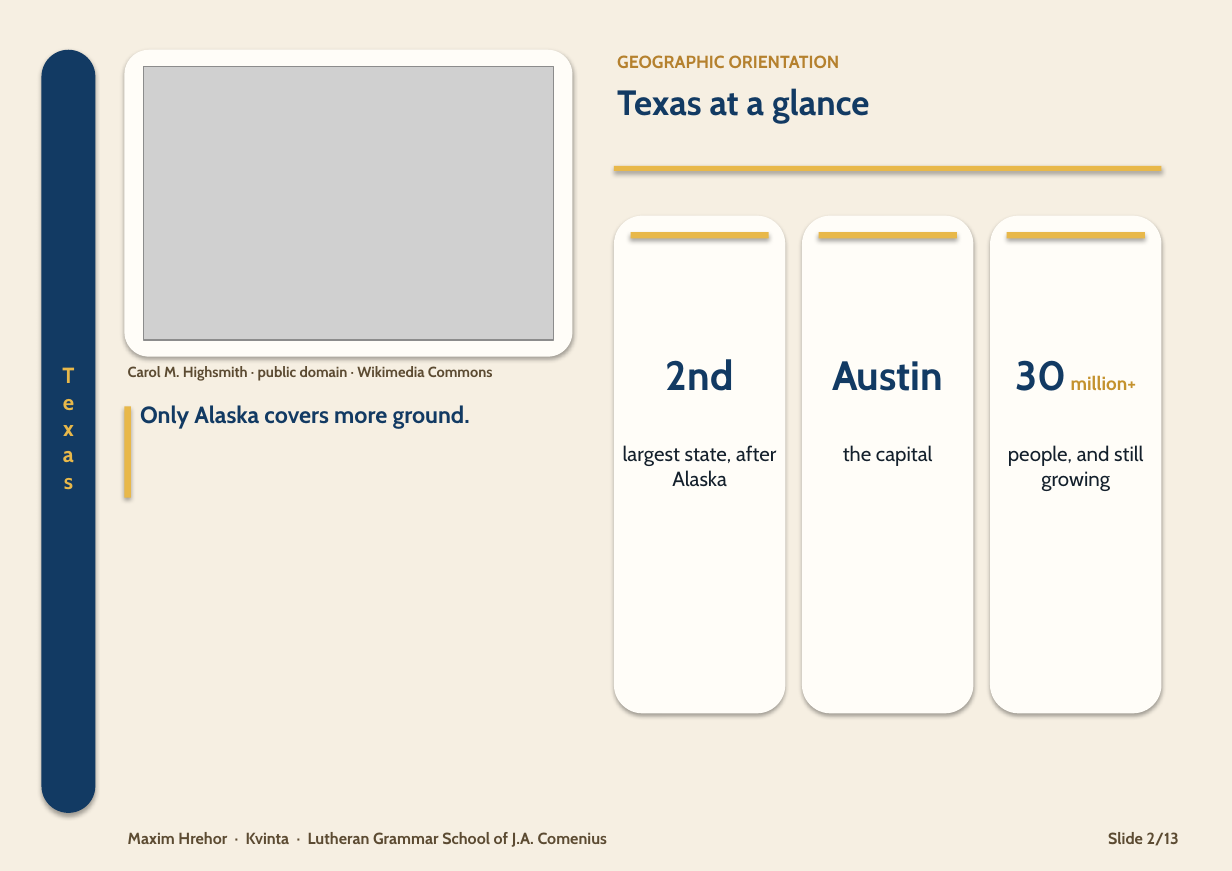
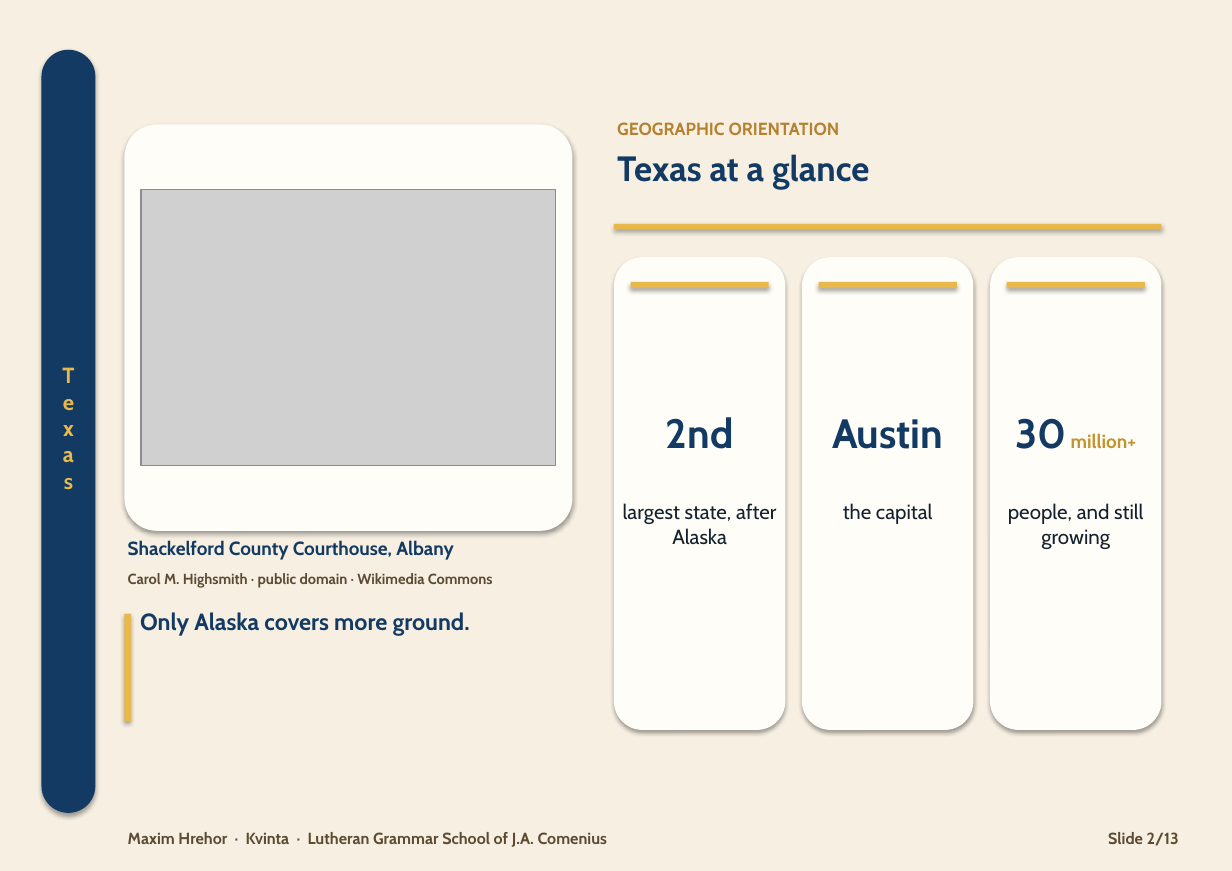
Before and after one commit to HenrichHrehor/Visualia, a slide deck: slide 2 of export/texas/ver2.pptx. Drawn at 1232x871 pixels with LibreOffice and Linux fonts; fonts in the diff are those of the drawing; grey boxes stand for pictures. Boxes give left, top, right and bottom in pixels: in the first picture for what was removed or moved away, otherwise in the second. Text is boxed around its words. In the diff, an @@ line names an element or a change of style, - is before the commit and + after.

```diff
--- a/export/texas/ver2.pptx
+++ b/export/texas/ver2.pptx
@@ text "GEOGRAPHIC ORIENTATION": place and size @@
-text "GEOGRAPHIC ORIENTATION" at <box>617,55,840,68</box>
+text "GEOGRAPHIC ORIENTATION" at <box>617,122,840,135</box>
@@ rounded rectangle: place and size @@
-rounded rectangle at <box>124,50,572,356</box>
+rounded rectangle at <box>124,124,572,531</box>
@@ text "Texas at a glance": place and size @@
-text "Texas at a glance" at <box>617,88,869,124</box>
+text "Texas at a glance" at <box>617,154,869,190</box>
@@ picture: place and size @@
-picture at <box>143,66,553,340</box>
+picture at <box>141,190,556,467</box>
@@ 3 texts, 1 rectangle: place and size @@
-3 texts, 1 rectangle at <box>614,165,1162,391</box>
+3 texts, 1 rectangle at <box>614,224,1162,449</box>
@@ rounded rectangle: place and size @@
-rounded rectangle at <box>614,216,786,713</box>
+rounded rectangle at <box>614,257,786,730</box>
@@ rounded rectangle: place and size @@
-rounded rectangle at <box>802,216,974,713</box>
+rounded rectangle at <box>802,257,974,730</box>
@@ rounded rectangle: place and size @@
-rounded rectangle at <box>991,216,1162,713</box>
+rounded rectangle at <box>991,257,1162,730</box>
@@ 3 rectangles: place and size @@
-3 rectangles at <box>630,232,1145,238</box>
+3 rectangles at <box>630,282,1145,289</box>
@@ text "largest state, after Alaska": place and size @@
-text "largest state, after Alaska" at <box>623,445,776,487</box>
+text "largest state, after Alaska" at <box>623,503,776,545</box>
@@ text "the capital": place and size @@
-text "the capital" at <box>843,445,933,466</box>
+text "the capital" at <box>843,503,933,524</box>
@@ text "people, and still growing": place and size @@
-text "people, and still growing" at <box>1008,445,1143,491</box>
+text "people, and still growing" at <box>1008,503,1143,549</box>
@@ text "Carol M. Highsmith · public ...": place and size @@
-text "Carol M. Highsmith · public ..." at <box>128,366,493,381</box>
+text "Carol M. Highsmith · public ..." at <box>128,573,493,588</box>
@@ text added at <box>128,540,453,560</box>, 13 pt, text #123A63, bold @@
+Shackelford County Courthouse, Albany
@@ rectangle: place and size @@
-rectangle at <box>124,407,131,498</box>
+rectangle at <box>124,614,131,722</box>
@@ text "Only Alaska covers more ground.": place and size @@
-text "Only Alaska covers more ground." at <box>140,405,470,429</box>
+text "Only Alaska covers more ground." at <box>140,612,470,636</box>
```
Also in this commit, not shown: 12 other slides changed, 4 other files.
